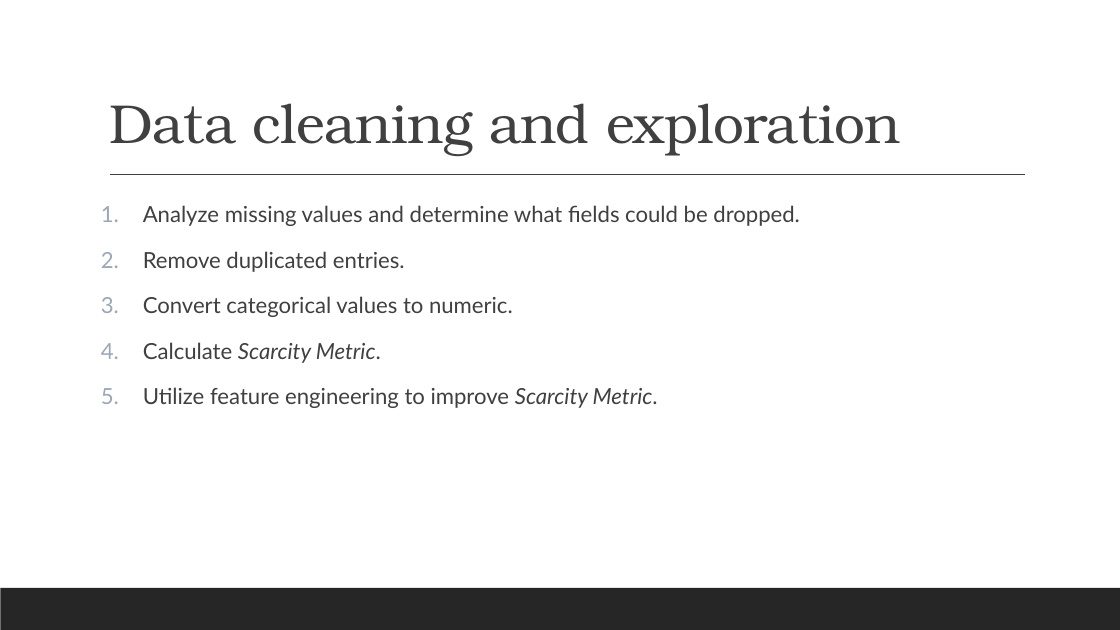
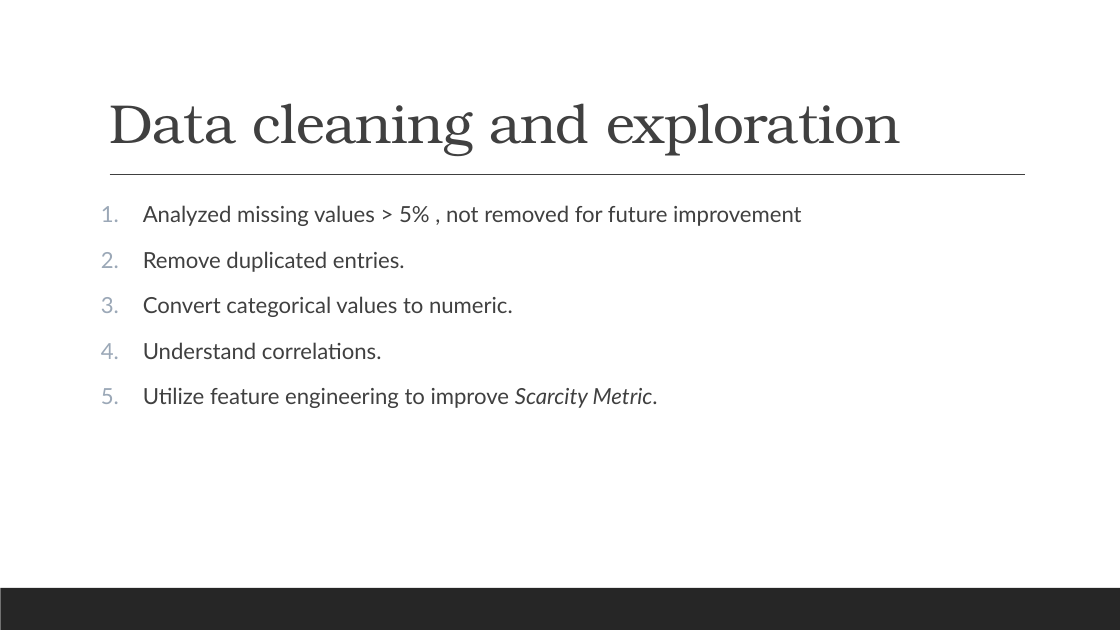
Before and after one commit to lfr4704/c4v2020, a slide deck: slide 3 of Cocogo_v2.pptx. Drawn at 1120x630 pixels with LibreOffice and Linux fonts; fonts in the diff are those of the drawing. Boxes give left, top, right and bottom in pixels: in the first picture for what was removed or moved away, otherwise in the second. Text is boxed around its words. In the diff, an @@ line names an element or a change of style, - is before the commit and + after.

Commit message:
updated slides

```diff
--- a/Cocogo_v2.pptx
+++ b/Cocogo_v2.pptx
@@ text at (x1=143, y1=205, x2=801, y2=226): text changed @@
-1. Analyze missing values and determine what fields could be dropped.
+1. Analyzed missing values > 5% , not removed for future improvement
@@ text at (x1=143, y1=342, x2=382, y2=359): text changed; italic off @@
-4. Calculate Scarcity Metric.
+4. Understand correlations.
```
Also in this commit, not shown: 2 other slides changed.
